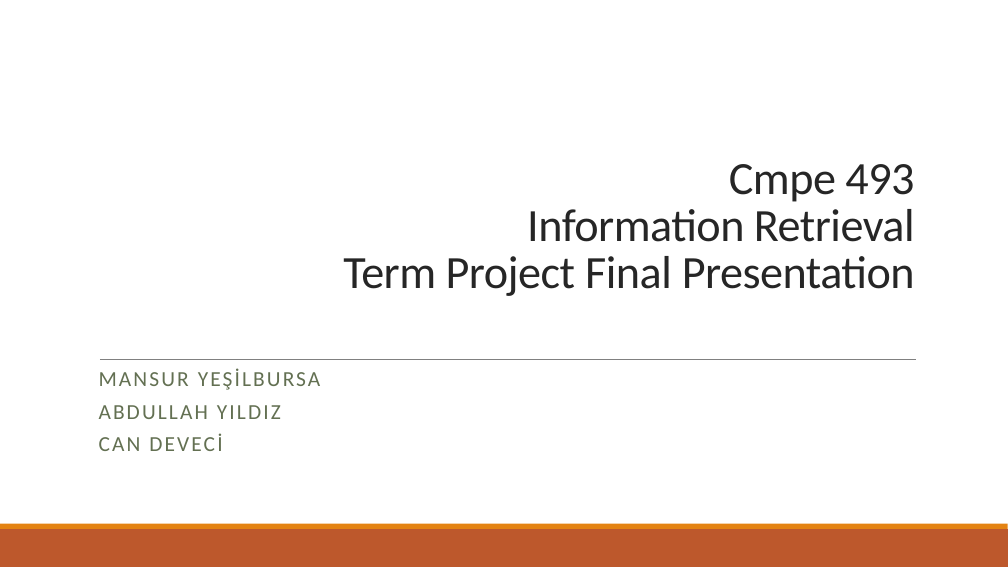
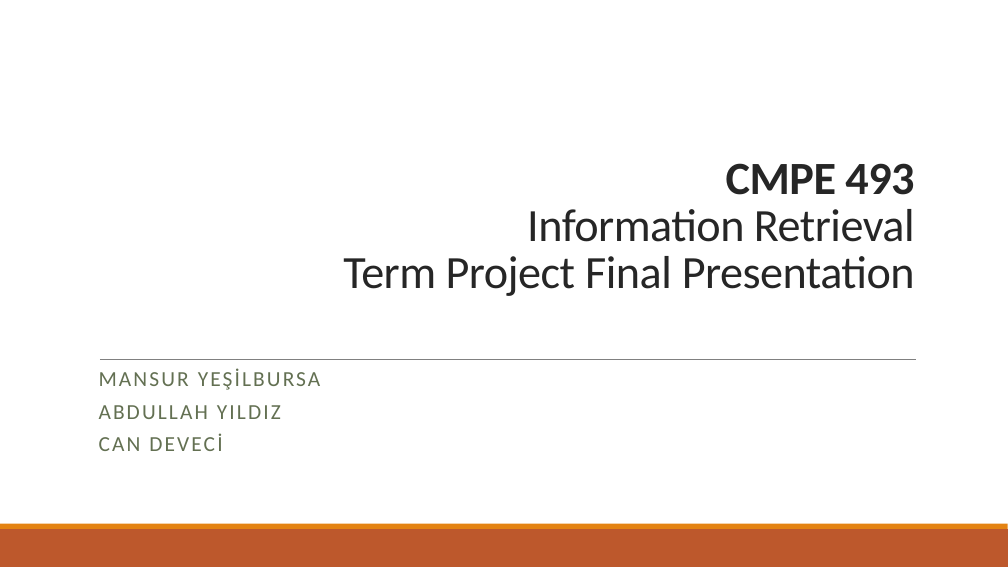
Before and after one commit to abdullahyldz/Cmpe493TermProject, a slide deck: slide 1 of Presentation/Final Presentation/Final Presentation.pptx. Drawn at 1008x567 pixels with LibreOffice and Linux fonts; fonts in the diff are those of the drawing. Boxes give left, top, right and bottom in pixels: in the first picture for what was removed or moved away, otherwise in the second. Text is boxed around its words. In the diff, an @@ line names an element or a change of style, - is before the commit and + after.

```diff
--- a/Presentation/Final Presentation/Final Presentation.pptx
+++ b/Presentation/Final Presentation/Final Presentation.pptx
@@ title at [343,163,915,296]: text changed @@
-Cmpe 493
-Information Retrieval
-Term Project Final Presentation
+CMPE 493
+Information Retrieval
+Term Project Final Presentation
```
Also in this commit, not shown: 3 other slides changed, 14 slides added, 4 slides removed.
